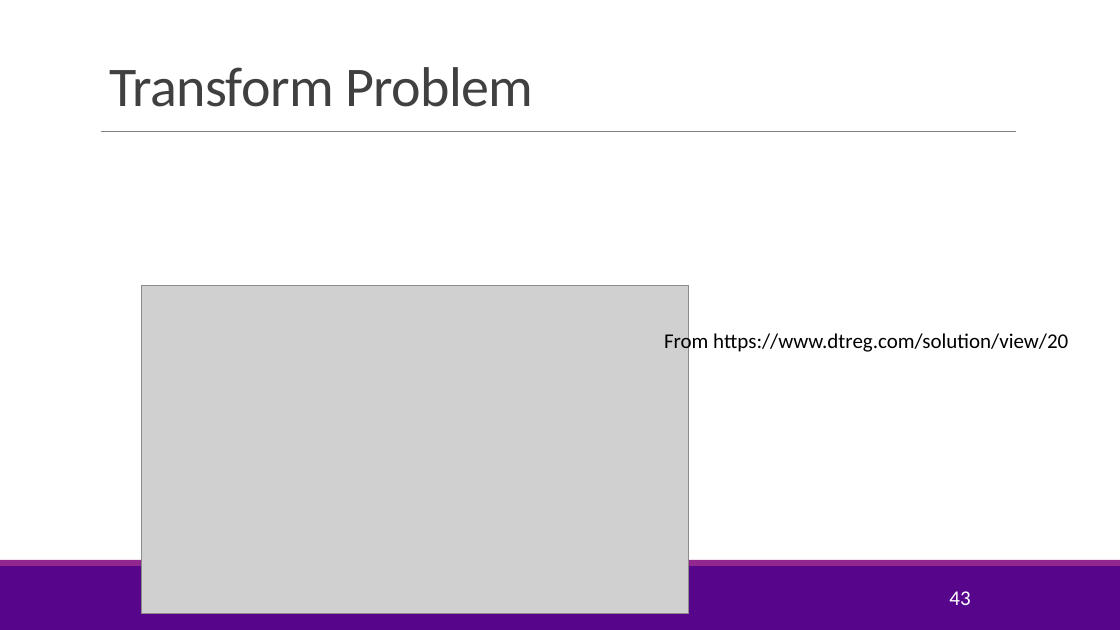
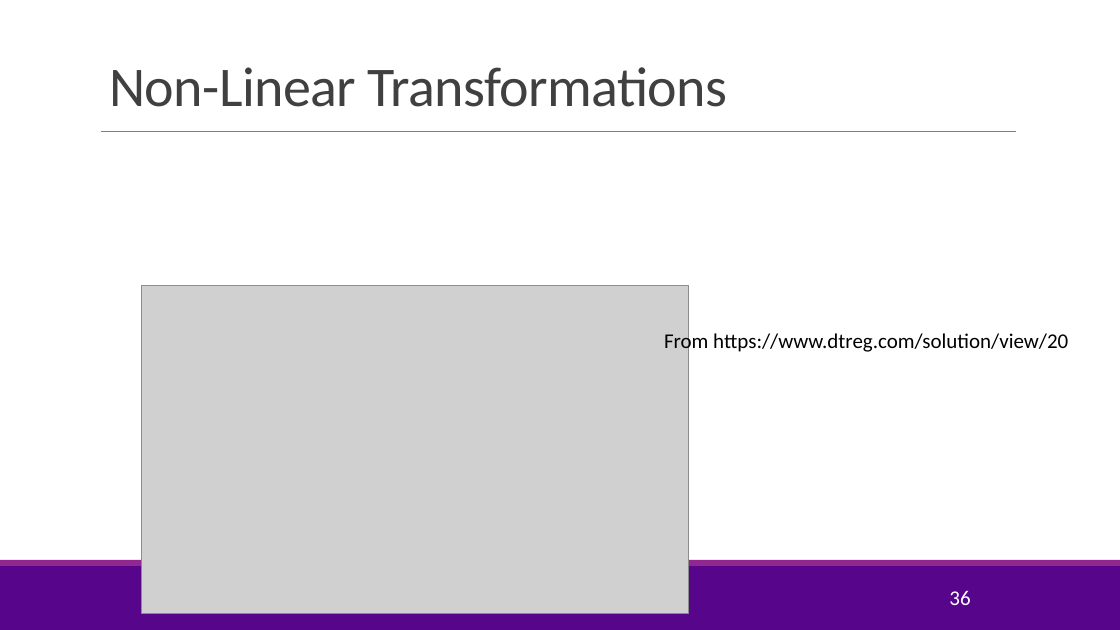
Before and after one commit to sdrangan/introml, a slide deck: slide 36 of lectures/Lect08_SVM.pptx (slide 43 before the commit). Drawn at 1120x630 pixels with LibreOffice and Linux fonts; fonts in the diff are those of the drawing; grey boxes stand for pictures; background and template pictures are left out. Boxes give left, top, right and bottom in pixels: in the first picture for what was removed or moved away, otherwise in the second. Text is boxed around its words. In the diff, an @@ line names an element or a change of style, - is before the commit and + after.

```diff
--- a/lectures/Lect08_SVM.pptx
+++ b/lectures/Lect08_SVM.pptx
@@ title at (109, 67, 728, 107): text changed @@
-Transform Problem
+Non-Linear Transformations
@@ page number at (949, 590, 970, 605): text changed @@
-43
+36
```
Also in this commit, not shown: 17 other slides changed, 6 slides added, 1 slide removed, 2 other files.
